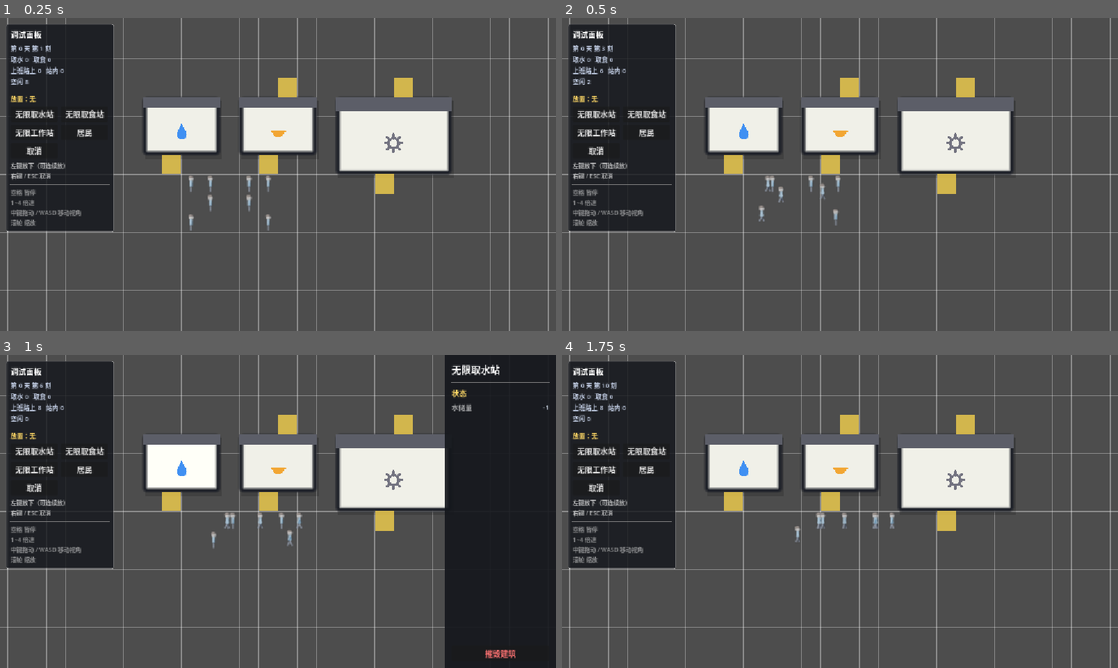
Above: before the commit, frames 1-4 (two rows, left to right).
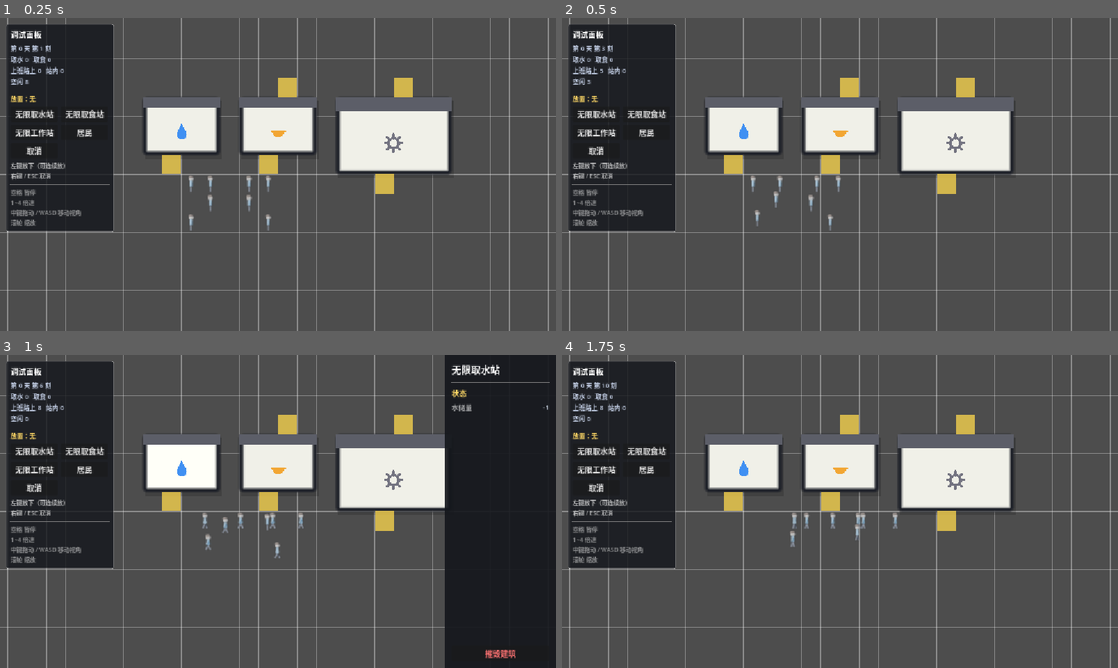
Above: after the commit, the same moments.

Repository: Boring-Coils/new-world
Game: Godot game, scene res://Scenes/TestScene.tscn
Two runs of this game, one before a commit and one after it. Both use one fixed random seed, a clock stepped at 60 frames per second and the inputs below. This scene is started directly instead of the project's main scene.
Inputs (mouse positions are in pixels of both pictures, inside the frame that each line leads up to):
- Up to frame 1 (0.25 s): no input
- Up to frame 2 (0.5 s): no input
- Up to frame 3 (1 s): click (183, 464) at 0.52 s
- Up to frame 4 (1.75 s): click "摧毁建筑" at 1.25 s

Frame 1 is identical in both runs. In frame 2, 0.5% of the frame differs, in the area x 4-51%, y 16-68%; in frame 3, 0.5%, in the area x 36-55%, y 50-65%; in frame 4, 0.5%.

Commit message:
refactor: 将居民 AI 逻辑拆分至独立的 HumanAI 类
重构居民模块，将原 Human 类中负责决策、寻路、移动和目标管理的逻辑全部抽取至新的 HumanAI 类中，仅保留居民实体相关的状态（水、食物、年龄、Buff 等）和外观控制。同时更新所有引用旧逻辑的代码，包括 Buff 系统、放置控制器、测试脚本和文档，确保功能完全兼容。

Diff:
--- a/Scripts/Buff/BuffSystem.gd
+++ b/Scripts/Buff/BuffSystem.gd
@@ -6,7 +6,7 @@
 ## 效果一律问各个 buff，本类只做三件事：[br]
 ## - 添加：没有就实例化，有就交给那个 buff 自己决定怎么叠（[method BuffBase.reapply]）[br]
 ## - 倒计时：每刻扣 [member BuffBase.duration]，扣到 0 自动移除[br]
-## - 汇总：闸门取「与」、倍率相乘，供 [Human] 直接读[br]
+## - 汇总：闸门取「与」、倍率相乘，供 [Human] / [HumanAI] 直接读[br]
 ## 本类[b]不打印、不碰 UI[/b]：添加和到期只发 signal，谁想看谁连。
 
 ## 新 buff 生效（不管是新建还是复用）时发出
--- a/Scripts/Buff/Types/Stun.gd
+++ b/Scripts/Buff/Types/Stun.gd
@@ -3,7 +3,7 @@
 
 ## 眩晕：不能工作，而且走得慢。[br]
 ## 用来验证「行为闸门」这条链路：buff 不改居民的字段，只让 [method BuffBase.can_work] 返回 false，[br]
-## [Human] 决策时就用不到工作这个目标。[br]
+## [HumanAI] 决策时就用不到工作这个目标。[br]
 ## 参数：[br]
 ## - [code]duration[/code]：持续多少刻，缺省 [constant DEFAULT_DURATION][br]
 ## - [code]slow[/code]：每层减速比例，缺省 [constant DEFAULT_SLOW]
--- a/Scripts/Debug/BuffSelfTest.gd
+++ b/Scripts/Debug/BuffSelfTest.gd
@@ -40,7 +40,7 @@
 	# 眩晕期间不该出现「去上班」这个目标
 	if _applied:
 		var watched := _get_human(1)
-		if watched != null and watched.goal == Human.Goal.WORK:
+		if watched != null and watched.ai.goal == HumanAI.Goal.WORK:
 			_stun_violation = true
 
 	if not _applied and total_ticks >= 10:
@@ -99,9 +99,9 @@
 	var tired := _get_human(0)
 	var stunned := _get_human(1)
 	var normal := _get_human(3)
-	var base_child := Human.WALK_CELLS_PER_DAY * Human.CHILD_SPEED_SCALE / float(TickManager.TICKS_PER_DAY)
-	var tired_speed := tired.get_speed_cells_per_tick()
-	var normal_speed := normal.get_speed_cells_per_tick()
+	var base_child := HumanAI.WALK_CELLS_PER_DAY * HumanAI.CHILD_SPEED_SCALE / float(TickManager.TICKS_PER_DAY)
+	var tired_speed := tired.ai.get_speed_cells_per_tick()
+	var normal_speed := normal.ai.get_speed_cells_per_tick()
 
 	print("[BUFF] 疲劳仍在=%s 眩晕仍在=%s（都期望 true）" % [
 		tired.buff_system.has_buff(GlobalEnum.BuffType.FATIGUE),
--- a/Scripts/Human/Human.gd
+++ b/Scripts/Human/Human.gd
@@ -1,63 +1,18 @@
 extends Node2D
 class_name Human
 
-## 居民。[br]
-## 每刻扣水和食物，每 [constant DECISION_INTERVAL] 刻重新决策一次：[br]
-## 比较「喝水」「吃东西」「工作」三个权重，最高的那个就是当前目标。[br]
-## - 水 / 食物权重 = 权重系数 ÷ 还能撑多少刻（反比例，越快见底越高）[br]
-## - 工作权重固定 [constant WORK_WEIGHT][br]
-## - 已经在去水 / 去食物的路上（移动或等待中）时，不改变目标[br]
-## 权重用「还剩多少刻」而不是「还剩多少毫升」来算，这样儿童（日耗小）和成人[br]
-## 会在各自「还剩同样久」的时候动身，不会因为总量一样就一起跑水站。[br]
-## 水或食物掉到 0 以下本身不会立刻发生什么——虚弱、受伤这类状态统一由 [BuffSystem] 管理，[br]
-## 本类只管「怎么走、怎么消耗、怎么决策」，具体状态效果一律问 [member buff_system]。
-
-## 居民想干什么
-enum Goal {
-	NONE,  ## 没目标
-	WATER, ## 去取水
-	FOOD,  ## 去取食
-	WORK,  ## 去上班
-}
-
-## 当前处在哪个阶段
-enum Phase {
-	IDLE,        ## 原地待着
-	MOVING,      ## 沿路径走向目标
-	WAITING,     ## 到了出入口，原地等待
-	INSIDE_WORK, ## 在工作站内部（模型隐藏）
-}
+## 居民实体。[br]
+## 负责年龄、水 / 食物储量、每天消耗量、Buff 和外观；[br]
+## 决策、寻路、移动与等待统一交给 [HumanAI]。
 
 ## 水 / 食物储量上限（每个人固定）
 const MAX_WATER: float = 700.0
 const MAX_FOOD: float = 700.0
 
-## 每多少刻做一次决策
-const DECISION_INTERVAL: int = 5
-
-## 工作的权重（暂时恒定）
-const WORK_WEIGHT: float = 10.0
-
-## 水 / 食物还剩这么多【游戏内秒】的时候，权重正好等于工作权重 —— 也就是该动身了。[br]
-## 36 分钟 = 0.6 个游戏小时。这个提前量跟「一天分多少刻」无关：[br]
-## 改 [constant TickManager.TICKS_PER_DAY] 之后会自动换算成对应的刻数，不用手动改。
-const URGENT_GAME_SECONDS: float = 36.0 * 60.0
-
-## 成年人一天能走多少格。[br]
-## 这个是观感基准，等价于「现实每秒 2.5 格」：一天现实 300 秒 × 2.5 = 750 格。[br]
-## 每刻格数由它除以 [constant TickManager.TICKS_PER_DAY] 得出，所以改每天刻数会自动跟随。
-const WALK_CELLS_PER_DAY: float = 750.0
-
-## 儿童速度倍率（约为成年人的七成）。
-const CHILD_SPEED_SCALE: float = 0.71
-
-## 老年人速度倍率（约为成年人的八成半）。
-const OLD_SPEED_SCALE: float = 0.86
-
 ## 年龄
 @export var age: int = 20
 
-## 年龄段（决定日耗和移动速度）
+## 年龄段（决定日耗）
 @export var age_status: GlobalEnum.AgeStatus = GlobalEnum.AgeStatus.ADULT
 
 ## 当前储水量（ml）
@@ -73,23 +28,8 @@
 		if is_instance_valid(visual):
 			visual.outfit = value
 
-## 当前目标
-var goal: Goal = Goal.NONE
-
-## 当前阶段
-var phase: Phase = Phase.IDLE
-
-## 当前目标建筑
-var target: Building = null
-
-## 当前路径（格子坐标序列，含起点）
-var path: Array[Vector2i] = []
-
-## 路径走到第几个点了
-var path_index: int = 0
-
-## 还要在这个出入口等几刻
-var wait_left: int = 0
+## 行为决策、路径与移动状态
+var ai: HumanAI
 
 ## 挂在身上的状态效果，子节点，见 [BuffSystem]
 @onready var buff_system: BuffSystem = $BuffSystem
@@ -97,32 +37,18 @@
 ## 外观节点，子节点，见 [HumanVisual]
 @onready var visual: HumanVisual = $Visual
 
-## 是否正在「被新建筑挤出来」，这段时间不做新决策
-var _is_relocating: bool = false
-
-## 内部计数：总共经过多少刻
-var _tick_count: int = 0
-
-## 决策相位：每个人的决策错开，避免全城同一刻一起涌向水站
-var _decision_offset: int = 0
-
-## 随机速度偏移（0.9~1.1），用于模拟不同居民的速度差异
-var _random_speed_offset: float = 1.0
-
 
 ## 创建一个居民节点。[br]
-## 居民身上的子节点（比如 [BuffSystem]）都写在 Human.tscn 里，所以别直接 [code]Human.new()[/code]——[br]
-## 那样建出来的节点没有子节点，[member buff_system] 会是 null（踩过一次）。
+## 居民身上的子节点（比如 [BuffSystem]）都写在 Human.tscn 里，所以别直接 [code]Human.new()[/code]。
 static func create() -> Human:
 	return load("res://Scenes/Human/Human.tscn").instantiate() as Human
 
 
 func _ready() -> void:
-	_decision_offset = randi() % DECISION_INTERVAL
-	_random_speed_offset = 0.9 + randf() * 0.2
 	buff_system.attach(self)
 	visual.outfit = outfit
 	visual.set_moving(false)
+	ai = HumanAI.new(self)
 	TickManager.register_human(self)
 
 
@@ -130,40 +56,13 @@
 	TickManager.unregister_human(self)
 
 
-## 每刻由 [TickManager] 调用。顺序：先扣消耗，再决策，最后按阶段行动。
+## 每刻由 [TickManager] 调用。顺序保持为：Buff 结算、消耗、AI 决策与行动。
 func on_tick() -> void:
-	_tick_count += 1
+	buff_system.on_tick()
+	ai.enforce_work_gate()
+	_consume()
+	ai.on_tick()
 
-	# buff 先结算：它在这一刻造成的影响（额外掉水、状态推进）要在下面扣消耗和做决策之前生效
-	buff_system.on_tick()
-
-	# 正在上班 / 去上班的路上被 buff 禁了工作（比如刚眩晕）：立刻停下。
-	# 不能等到下一次决策——那要最多 DECISION_INTERVAL 刻，人会照常上完这一趟班
-	if goal == Goal.WORK and not buff_system.can_work():
-		if phase == Phase.INSIDE_WORK and target is WorkStation:
-			target.leave(self)
-			show()
-		_go_idle()
-
-	_consume()
-
-	# 每个人的决策时刻错开：错相位后依然是每 5 刻一次
-	if (_tick_count + _decision_offset) % DECISION_INTERVAL == 0:
-		_decide()
-
-	match phase:
-		Phase.MOVING:
-			_move()
-		Phase.WAITING:
-			_update_wait()
-
-	# 表现层：在走路就播走路动画，其它时候站着
-	visual.set_moving(phase == Phase.MOVING)
-
-
-# ---------------------------------------------------------------------------
-# 消耗
-# ---------------------------------------------------------------------------
 
 ## 每刻扣水扣食物，倍率由 buff 汇总（比如口渴会让水掉得更快）
 func _consume() -> void:
@@ -196,264 +95,5 @@
 			return 1900.0
 
 
-## 每刻能走几格。[br]
-## 由 [constant WALK_CELLS_PER_DAY] 除以 [constant TickManager.TICKS_PER_DAY] 得出，改每天刻数会自动跟随。
-func get_speed_cells_per_tick() -> float:
-	# 注意别叫 scale：Node2D 自带 scale 属性，同名会让变量把节点属性遮住
-	var speed_scale := 1.0
-	match age_status:
-		GlobalEnum.AgeStatus.CHILD:
-			speed_scale = CHILD_SPEED_SCALE
-		GlobalEnum.AgeStatus.OLD:
-			speed_scale = OLD_SPEED_SCALE
-	return (WALK_CELLS_PER_DAY * speed_scale / float(TickManager.TICKS_PER_DAY)) * _random_speed_offset * buff_system.get_speed_multiplier()
-
-
-## 按当前的消耗速度，这些水还能撑多少刻
-func get_water_ticks_left() -> float:
-	return water / (get_daily_water() / float(TickManager.TICKS_PER_DAY))
-
-
-## 按当前的消耗速度，这些食物还能撑多少刻
-func get_food_ticks_left() -> float:
-	return food / (get_daily_food() / float(TickManager.TICKS_PER_DAY))
-
-
-# ---------------------------------------------------------------------------
-# 决策
-# ---------------------------------------------------------------------------
-
-## 比较三个权重，决定接下来干什么
-func _decide() -> void:
-	# 正在被新建筑挤出来，先把路走完
-	if _is_relocating:
-		return
-
-	# 正在去水 / 去食物的路上（移动或等待中）不改变目标
-	if goal in [Goal.WATER, Goal.FOOD] and phase in [Phase.MOVING, Phase.WAITING]:
-		return
-
-	# 权重 = (提前量刻数 × 工作权重) ÷ 还能撑几刻，最后再乘 buff 给的倍率
-	var urgent_ticks := URGENT_GAME_SECONDS / TickManager.GAME_SECONDS_PER_TICK
-	var weight_scale := urgent_ticks * WORK_WEIGHT
-	var water_weight := weight_scale / maxf(get_water_ticks_left(), 1.0) * buff_system.get_weight_multiplier(Goal.WATER)
-	var food_weight := weight_scale / maxf(get_food_ticks_left(), 1.0) * buff_system.get_weight_multiplier(Goal.FOOD)
-
-	# 平手时优先级：水 > 食物 > 工作；被 buff 禁掉的工作直接不参加比较
-	var best_goal: Goal = Goal.NONE
-	var best_weight := 0.0
-	if buff_system.can_work():
-		var work_weight := WORK_WEIGHT * buff_system.get_weight_multiplier(Goal.WORK)
-		if work_weight > best_weight:
-			best_weight = work_weight
-			best_goal = Goal.WORK
-	if water_weight > best_weight:
-		best_weight = water_weight
-		best_goal = Goal.WATER
-	if food_weight > best_weight:
-		best_goal = Goal.FOOD
-
-	# 一个都不想干（比如被 buff 全禁了）：原地待着，别硬塞一个目标
-	if best_goal == Goal.NONE:
-		if goal != Goal.NONE:
-			_go_idle()
-		return
-
-	if best_goal == goal:
-		return
-
-	_start_goal(best_goal)
-
-
-## 开始执行新目标
-func _start_goal(new_goal: Goal) -> void:
-	# 被 buff 禁掉的目标不发车（决策那边已经跳过，这里兜底，防止别处直接调进来）
-	if new_goal == Goal.WORK and not buff_system.can_work():
-		_go_idle()
-		return
-
-	var type: GlobalEnum.BuildingType
-	match new_goal:
-		Goal.WATER:
-			type = GlobalEnum.BuildingType.WATER
-		Goal.FOOD:
-			type = GlobalEnum.BuildingType.FOOD
-		Goal.WORK:
-			type = GlobalEnum.BuildingType.WORK
-		_:
-			_go_idle()
-			return
-
-	var station := _find_nearest_building(type)
-	if station == null:
-		# 没有这类建筑，只能干等着（后面应该换成「去最近的同类型建筑或原地等待」）
-		_go_idle()
-		return
-
-	# 从工作站里出来：模型重新出现，人还站在出入口格上
-	if phase == Phase.INSIDE_WORK:
-		var old_station := target
-		if old_station is WorkStation:
-			old_station.leave(self)
-		show()
-
-	goal = new_goal
-	target = station
-
-	var from_cell := WorldGridGlobal.world.world_to_cell(position)
-	var entrance := station.get_nearest_entrance_cell(from_cell)
-	var new_path := WorldGridGlobal.world.get_path(from_cell, entrance)
-
-	if new_path.is_empty():
-		push_warning("%s 找不到去 %s 的路（起点 %s，终点 %s）" % [name, station.name, from_cell, entrance])
-		_go_idle()
-		return
-
-	path = new_path
-	path_index = 0
-	phase = Phase.MOVING
-
-
-## 按切比雪夫距离找最近的一个建筑
-func _find_nearest_building(type: GlobalEnum.BuildingType) -> Building:
-	var from_cell := WorldGridGlobal.world.world_to_cell(position)
-	var best: Building = null
-	var best_distance := 0x7FFFFFFF
-	for b in TickManager.get_buildings_of_type(type):
-		var entrance := b.get_nearest_entrance_cell(from_cell)
-		var d := maxi(absi(entrance.x - from_cell.x), absi(entrance.y - from_cell.y))
-		if d < best_distance:
-			best_distance = d
-			best = b
-	return best
-
-
-## 什么都不做
-func _go_idle() -> void:
-	goal = Goal.NONE
-	phase = Phase.IDLE
-	target = null
-	path.clear()
-	path_index = 0
-	wait_left = 0
-
-
-## 被新建筑压在下面时由建筑那边调用：自己走到最近的空地，走完再重新决策
-func evict_out() -> void:
-	var world := WorldGridGlobal.world
-	var from_cell := world.world_to_cell(position)
-	var target_cell := world.find_nearest_walkable(from_cell)
-	if target_cell == from_cell:
-		return
-
-	# 脚下已经变成建筑格（不可走），寻路前临时放行，才能算出「从建筑里面走出来」的路径
-	var was_walkable := world.is_walkable(from_cell)
-	if not was_walkable:
-		world.set_walkable(from_cell, true)
-	var new_path := world.get_path(from_cell, target_cell)
-	if not was_walkable:
-		world.set_walkable(from_cell, false)
-
-	# 如果人正在别的工作站里，先退出来
-	if phase == Phase.INSIDE_WORK and target is WorkStation:
-		target.leave(self)
-		show()
-
-	if new_path.is_empty():
-		# 被建筑整个包住、没有路可走：直接挪到最近的那块空地
-		position = world.cell_to_world(target_cell)
-		_is_relocating = false
-		_go_idle()
-		_decide()
-		return
-
-	goal = Goal.NONE
-	target = null
-	path = new_path
-	path_index = 0
-	phase = Phase.MOVING
-	_is_relocating = true
-
-
-# ---------------------------------------------------------------------------
-# 移动 / 等待
-# ---------------------------------------------------------------------------
-
-## 沿路径往前挪一步。走的是连续坐标，不是整格跳。
-func _move() -> void:
-	var step := get_speed_cells_per_tick() * float(WorldGrid.CELL_SIZE)
-
-	while step > 0.0 and path_index < path.size():
-		var destination := WorldGridGlobal.world.cell_to_world(path[path_index])
-		var to_destination := destination - position
-		var distance := to_destination.length()
-
-		# 朝向跟着移动方向走（三个视角：左右用 side 镜像，上下用另外两套）
-		if to_destination.length_squared() > 0.000001:
-			visual.set_facing(to_destination)
-
-		if distance <= step:
-			position = destination
-			step -= distance
-			path_index += 1
-		else:
-			position += to_destination / distance * step
-			step = 0.0
-
-	if path_index >= path.size():
-		_arrive()
-
-
-## 走到出入口了
-func _arrive() -> void:
-	path.clear()
-	path_index = 0
-
-	# 被新建筑挤出来，走到空地就算结束，原地重新决策
-	if _is_relocating:
-		_is_relocating = false
-		phase = Phase.IDLE
-		goal = Goal.NONE
-		_decide()
-		return
-
-	phase = Phase.WAITING
-	wait_left = 0 if target == null else target.get_wait_ticks()
-
-	if wait_left <= 0:
-		_finish_wait()
-
-
-## 每刻减少等待计数
-func _update_wait() -> void:
-	wait_left -= 1
-	if wait_left <= 0:
-		_finish_wait()
-
-
-## 等待结束：补水 / 补食物 / 进工作站
-func _finish_wait() -> void:
-	if target == null:
-		_go_idle()
-		return
-
-	match target.building_type:
-		GlobalEnum.BuildingType.WATER:
-			water = MAX_WATER
-		GlobalEnum.BuildingType.FOOD:
-			food = MAX_FOOD
-		GlobalEnum.BuildingType.WORK:
-			# 进入建筑内部：模型隐藏（站内的人不画出来，统计里单独算）
-			phase = Phase.INSIDE_WORK
-			if target is WorkStation:
-				target.enter(self)
-			hide()
-			return
-
-	# 补给完了，马上重新决策一次，不干等下一个 5 刻
-	target = null
-	_go_idle()
-	_decide()
-
 func die() -> void:
 	queue_free()
--- /dev/null
+++ b/Scripts/Human/HumanAI.gd
@@ -0,0 +1,372 @@
+extends RefCounted
+class_name HumanAI
+
+## 居民 AI。[br]
+## 每 [constant DECISION_INTERVAL] 刻比较「喝水」「吃东西」「工作」三个权重，[br]
+## 选出当前目标并负责寻路、移动、等待和进出建筑。[br]
+## 本类只保存 AI 状态；居民的消耗、Buff 和外观仍归 [Human] 管理。
+
+## 居民想干什么
+enum Goal {
+	NONE,  ## 没目标
+	WATER, ## 去取水
+	FOOD,  ## 去取食
+	WORK,  ## 去上班
+}
+
+## 当前处在哪个阶段
+enum Phase {
+	IDLE,        ## 原地待着
+	MOVING,      ## 沿路径走向目标
+	WAITING,     ## 到了出入口，原地等待
+	INSIDE_WORK, ## 在工作站内部（模型隐藏）
+}
+
+## 每多少刻做一次决策
+const DECISION_INTERVAL: int = 5
+
+## 工作的权重（暂时恒定）
+const WORK_WEIGHT: float = 10.0
+
+## 水 / 食物还剩这么多【游戏内秒】的时候，权重正好等于工作权重。
+const URGENT_GAME_SECONDS: float = 36.0 * 60.0
+
+## 成年人一天能走多少格。
+const WALK_CELLS_PER_DAY: float = 750.0
+
+## 儿童速度倍率（约为成年人的七成）。
+const CHILD_SPEED_SCALE: float = 0.71
+
+## 老年人速度倍率（约为成年人的八成半）。
+const OLD_SPEED_SCALE: float = 0.86
+
+## 这个 AI 控制的居民
+var human: Human
+
+## 当前目标
+var goal: Goal = Goal.NONE
+
+## 当前阶段
+var phase: Phase = Phase.IDLE
+
+## 当前目标建筑
+var target: Building = null
+
+## 当前路径（格子坐标序列，含起点）
+var path: Array[Vector2i] = []
+
+## 路径走到第几个点了
+var path_index: int = 0
+
+## 还要在这个出入口等几刻
+var wait_left: int = 0
+
+## 是否正在「被新建筑挤出来」，这段时间不做新决策
+var _is_relocating: bool = false
+
+## 内部计数：总共经过多少刻
+var _tick_count: int = 0
+
+## 决策相位：每个人的决策错开，避免全城同一刻一起涌向水站
+var _decision_offset: int = 0
+
+## 随机速度偏移（0.9~1.1），用于模拟不同居民的速度差异
+var _random_speed_offset: float = 1.0
+
+
+func _init(host: Human) -> void:
+	human = host
+	_decision_offset = randi() % DECISION_INTERVAL
+	_random_speed_offset = 0.9 + randf() * 0.2
+
+
+## Buff 结算后立刻检查工作闸门，不等下一次决策。
+func enforce_work_gate() -> void:
+	if goal != Goal.WORK or human.buff_system.can_work():
+		return
+
+	if phase == Phase.INSIDE_WORK and target is WorkStation:
+		target.leave(human)
+		human.show()
+	_go_idle()
+
+
+## 是否正在被新建筑挤到附近的空地
+func is_relocating() -> bool:
+	return _is_relocating
+
+
+## 消耗结算后执行本刻的决策和行动。
+func on_tick() -> void:
+	_tick_count += 1
+
+	# 每个人的决策时刻错开：错相位后依然是每 DECISION_INTERVAL 刻一次
+	if (_tick_count + _decision_offset) % DECISION_INTERVAL == 0:
+		_decide()
+
+	match phase:
+		Phase.MOVING:
+			_move()
+		Phase.WAITING:
+			_update_wait()
+
+	# 表现层：在走路就播走路动画，其它时候站着
+	human.visual.set_moving(phase == Phase.MOVING)
+
+
+# ---------------------------------------------------------------------------
+# 决策
+# ---------------------------------------------------------------------------
+
+## 比较三个权重，决定接下来干什么
+func _decide() -> void:
+	# 正在被新建筑挤出来，先把路走完
+	if _is_relocating:
+		return
+
+	# 正在去水 / 去食物的路上（移动或等待中）不改变目标
+	if goal in [Goal.WATER, Goal.FOOD] and phase in [Phase.MOVING, Phase.WAITING]:
+		return
+
+	# 权重 = (提前量刻数 × 工作权重) ÷ 还能撑几刻，最后再乘 buff 给的倍率
+	var urgent_ticks := URGENT_GAME_SECONDS / TickManager.GAME_SECONDS_PER_TICK
+	var weight_scale := urgent_ticks * WORK_WEIGHT
+	var water_weight := weight_scale / maxf(get_water_ticks_left(), 1.0) * human.buff_system.get_weight_multiplier(Goal.WATER)
+	var food_weight := weight_scale / maxf(get_food_ticks_left(), 1.0) * human.buff_system.get_weight_multiplier(Goal.FOOD)
+
+	# 平手时优先级：水 > 食物 > 工作；被 buff 禁掉的工作直接不参加比较
+	var best_goal: Goal = Goal.NONE
+	var best_weight := 0.0
+	if human.buff_system.can_work():
+		var work_weight := WORK_WEIGHT * human.buff_system.get_weight_multiplier(Goal.WORK)
+		if work_weight > best_weight:
+			best_weight = work_weight
+			best_goal = Goal.WORK
+	if water_weight > best_weight:
+		best_weight = water_weight
+		best_goal = Goal.WATER
+	if food_weight > best_weight:
+		best_goal = Goal.FOOD
+
+	# 一个都不想干（比如被 buff 全禁了）：原地待着，别硬塞一个目标
+	if best_goal == Goal.NONE:
+		if goal != Goal.NONE:
+			_go_idle()
+		return
+
+	if best_goal == goal:
+		return
+
+	_start_goal(best_goal)
+
+
+## 开始执行新目标
+func _start_goal(new_goal: Goal) -> void:
+	# 被 buff 禁掉的目标不发车（决策那边已经跳过，这里兜底，防止别处直接调进来）
+	if new_goal == Goal.WORK and not human.buff_system.can_work():
+		_go_idle()
+		return
+
+	var type: GlobalEnum.BuildingType
+	match new_goal:
+		Goal.WATER:
+			type = GlobalEnum.BuildingType.WATER
+		Goal.FOOD:
+			type = GlobalEnum.BuildingType.FOOD
+		Goal.WORK:
+			type = GlobalEnum.BuildingType.WORK
+		_:
+			_go_idle()
+			return
+
+	var station := _find_nearest_building(type)
+	if station == null:
+		# 没有这类建筑，只能干等着（后面应该换成原地等待）
+		_go_idle()
+		return
+
+	# 从工作站里出来：模型重新出现，人还站在出入口格上
+	if phase == Phase.INSIDE_WORK:
+		var old_station := target
+		if old_station is WorkStation:
+			old_station.leave(human)
+		human.show()
+
+	goal = new_goal
+	target = station
+
+	var from_cell := WorldGridGlobal.world.world_to_cell(human.position)
+	var entrance := station.get_nearest_entrance_cell(from_cell)
+	var new_path := WorldGridGlobal.world.get_path(from_cell, entrance)
+
+	if new_path.is_empty():
+		push_warning("%s 找不到去 %s 的路（起点 %s，终点 %s）" % [human.name, station.name, from_cell, entrance])
+		_go_idle()
+		return
+
+	path = new_path
+	path_index = 0
+	phase = Phase.MOVING
+
+
+## 按切比雪夫距离找最近的一个建筑
+func _find_nearest_building(type: GlobalEnum.BuildingType) -> Building:
+	var from_cell := WorldGridGlobal.world.world_to_cell(human.position)
+	var best: Building = null
+	var best_distance := 0x7FFFFFFF
+	for b in TickManager.get_buildings_of_type(type):
+		var entrance := b.get_nearest_entrance_cell(from_cell)
+		var d := maxi(absi(entrance.x - from_cell.x), absi(entrance.y - from_cell.y))
+		if d < best_distance:
+			best_distance = d
+			best = b
+	return best
+
+
+## 按当前消耗速度，这些水还能撑多少刻
+func get_water_ticks_left() -> float:
+	return human.water / (human.get_daily_water() / float(TickManager.TICKS_PER_DAY))
+
+
+## 按当前消耗速度，这些食物还能撑多少刻
+func get_food_ticks_left() -> float:
+	return human.food / (human.get_daily_food() / float(TickManager.TICKS_PER_DAY))
+
+
+## 每刻能走几格
+func get_speed_cells_per_tick() -> float:
+	var speed_scale := 1.0
+	match human.age_status:
+		GlobalEnum.AgeStatus.CHILD:
+			speed_scale = CHILD_SPEED_SCALE
+		GlobalEnum.AgeStatus.OLD:
+			speed_scale = OLD_SPEED_SCALE
+	return (WALK_CELLS_PER_DAY * speed_scale / float(TickManager.TICKS_PER_DAY)) * _random_speed_offset * human.buff_system.get_speed_multiplier()
+
+
+## 什么都不做
+func _go_idle() -> void:
+	goal = Goal.NONE
+	phase = Phase.IDLE
+	target = null
+	path.clear()
+	path_index = 0
+	wait_left = 0
+
+
+## 被新建筑压在下面时由放置控制器调用：走到最近空地，走完再重新决策
+func evict_out() -> void:
+	var world := WorldGridGlobal.world
+	var from_cell := world.world_to_cell(human.position)
+	var target_cell := world.find_nearest_walkable(from_cell)
+	if target_cell == from_cell:
+		return
+
+	# 脚下已经变成建筑格（不可走），寻路前临时放行，才能算出从建筑里面走出来的路径
+	var was_walkable := world.is_walkable(from_cell)
+	if not was_walkable:
+		world.set_walkable(from_cell, true)
+	var new_path := world.get_path(from_cell, target_cell)
+	if not was_walkable:
+		world.set_walkable(from_cell, false)
+
+	# 如果人正在别的工作站里，先退出来
+	if phase == Phase.INSIDE_WORK and target is WorkStation:
+		target.leave(human)
+		human.show()
+
+	if new_path.is_empty():
+		# 被建筑整个包住、没有路可走：直接挪到最近的那块空地
+		human.position = world.cell_to_world(target_cell)
+		_is_relocating = false
+		_go_idle()
+		_decide()
+		return
+
+	goal = Goal.NONE
+	target = null
+	path = new_path
+	path_index = 0
+	phase = Phase.MOVING
+	_is_relocating = true
+
+
+# ---------------------------------------------------------------------------
+# 移动 / 等待
+# ---------------------------------------------------------------------------
+
+## 沿路径往前挪一步。走的是连续坐标，不是整格跳。
+func _move() -> void:
+	var step := get_speed_cells_per_tick() * float(WorldGrid.CELL_SIZE)
+
+	while step > 0.0 and path_index < path.size():
+		var destination := WorldGridGlobal.world.cell_to_world(path[path_index])
+		var to_destination := destination - human.position
+		var distance := to_destination.length()
+
+		# 朝向跟着移动方向走（三个视角：左右用 side 镜像，上下用另外两套）
+		if to_destination.length_squared() > 0.000001:
+			human.visual.set_facing(to_destination)
+
+		if distance <= step:
+			human.position = destination
+			step -= distance
+			path_index += 1
+		else:
+			human.position += to_destination / distance * step
+			step = 0.0
+
+	if path_index >= path.size():
+		_arrive()
+
+
+## 走到出入口了
+func _arrive() -> void:
+	path.clear()
+	path_index = 0
+
+	# 被新建筑挤出来，走到空地就算结束，原地重新决策
+	if _is_relocating:
+		_is_relocating = false
+		phase = Phase.IDLE
+		goal = Goal.NONE
+		_decide()
+		return
+
+	phase = Phase.WAITING
+	wait_left = 0 if target == null else target.get_wait_ticks()
+
+	if wait_left <= 0:
+		_finish_wait()
+
+
+## 每刻减少等待计数
+func _update_wait() -> void:
+	wait_left -= 1
+	if wait_left <= 0:
+		_finish_wait()
+
+
+## 等待结束：补水 / 补食物 / 进工作站
+func _finish_wait() -> void:
+	if target == null:
+		_go_idle()
+		return
+
+	match target.building_type:
+		GlobalEnum.BuildingType.WATER:
+			human.water = Human.MAX_WATER
+		GlobalEnum.BuildingType.FOOD:
+			human.food = Human.MAX_FOOD
+		GlobalEnum.BuildingType.WORK:
+			# 进入建筑内部：模型隐藏（站内的人不画出来，统计里单独算）
+			phase = Phase.INSIDE_WORK
+			if target is WorkStation:
+				target.enter(human)
+			human.hide()
+			return
+
+	# 补给完了，马上重新决策一次，不干等下一个决策间隔
+	target = null
+	_go_idle()
+	_decide()
--- a/Scripts/Human/HumanVisual.gd
+++ b/Scripts/Human/HumanVisual.gd
@@ -123,7 +123,7 @@
 	return frames
 
 
-## 由 [Human] 每刻调用：走路播 walk，站着播 idle
+## 由 [HumanAI] 每刻调用：走路播 walk，站着播 idle
 func set_moving(moving: bool) -> void:
 	if moving == _moving:
 		return
@@ -135,7 +135,7 @@
 		_sprite.play(animation_name)
 
 
-## 由 [Human] 在移动时调用：按位移方向选朝向。[br]
+## 由 [HumanAI] 在移动时调用：按位移方向选朝向。[br]
 ## 斜着走时取「偏得多的那个轴」，和大多数像素游戏的习惯一致。
 func set_facing(direction: Vector2) -> void:
 	if direction.length_squared() < 0.000001:
--- a/Scripts/TestScene.gd
+++ b/Scripts/TestScene.gd
@@ -221,7 +221,7 @@
 	var human_cell := WorldGridGlobal.world.world_to_cell(before_pos)
 	_placer.select_kind(PlacementController.Kind.WATER)
 	var on_human_ok := _placer.place_at_cell(human_cell)
-	var moved_ok: bool = victim._is_relocating or victim.position != before_pos
+	var moved_ok: bool = victim.ai.is_relocating() or victim.position != before_pos
 	print("[AUTOPLACE] 压着居民放建筑=%s（应 true） 居民被挤出来=%s（应 true）" % [on_human_ok, moved_ok])
 
 	print("[AUTOPLACE] 建筑 %d -> %d，居民 %d -> %d" % [
@@ -254,14 +254,14 @@
 	for h in TickManager.humans:
 		if not is_instance_valid(h):
 			continue
-		if h.phase == Human.Phase.INSIDE_WORK:
+		if h.ai.phase == HumanAI.Phase.INSIDE_WORK:
 			# 已经进门了，模型是隐藏的，单独列出来
 			inside_work += 1
-		elif h.goal == Human.Goal.WATER:
+		elif h.ai.goal == HumanAI.Goal.WATER:
 			at_water += 1
-		elif h.goal == Human.Goal.FOOD:
+		elif h.ai.goal == HumanAI.Goal.FOOD:
 			at_food += 1
-		elif h.goal == Human.Goal.WORK:
+		elif h.ai.goal == HumanAI.Goal.WORK:
 			going_work += 1
 		else:
 			idle += 1
@@ -293,10 +293,10 @@
 				h.name,
 				h.water,
 				h.food,
-				Human.Goal.keys()[h.goal],
-				Human.Phase.keys()[h.phase],
+				HumanAI.Goal.keys()[h.ai.goal],
+				HumanAI.Phase.keys()[h.ai.phase],
 				WorldGridGlobal.world.world_to_cell(h.position),
-				h.path.size(),
+				h.ai.path.size(),
 			]
 		print(line)
 
--- a/Scripts/World/PlacementController.gd
+++ b/Scripts/World/PlacementController.gd
@@ -168,7 +168,7 @@
 		if not is_instance_valid(human):
 			continue
 		if cells.has(WorldGridGlobal.world.world_to_cell(human.position)):
-			human.evict_out()
+			human.ai.evict_out()
 			moved += 1
 	if moved > 0:
 		print("[PLACE] 有 %d 个居民被 %s 压住，正在自己走出来" % [moved, building.name])
--- a/project.godot
+++ b/project.godot
@@ -13,7 +13,7 @@
 config/name="new_world"
 config/version="0.0.1a"
 run/main_scene="res://Scenes/Colony.tscn"
-config/features=PackedStringArray("4.7", "Forward Plus")
+config/features=PackedStringArray("4.7", "C#", "Forward Plus")
 config/icon="uid://ofm4rbgt6kj8"
 
 [autoload]
@@ -30,6 +30,10 @@
 
 project/assembly_name="new_world"
 
+[editor_plugins]
+
+enabled=PackedStringArray("res://addons/missbehave/plugin.cfg")
+
 [physics]
 
 3d/physics_engine="Jolt Physics"
Not shown, added: Scripts/Human/HumanAI.gd.uid
Not shown, changed: Docs/v0.0.1a/实现说明.md
Not shown, added: new_world.csproj
Not shown, added: new_world.sln
